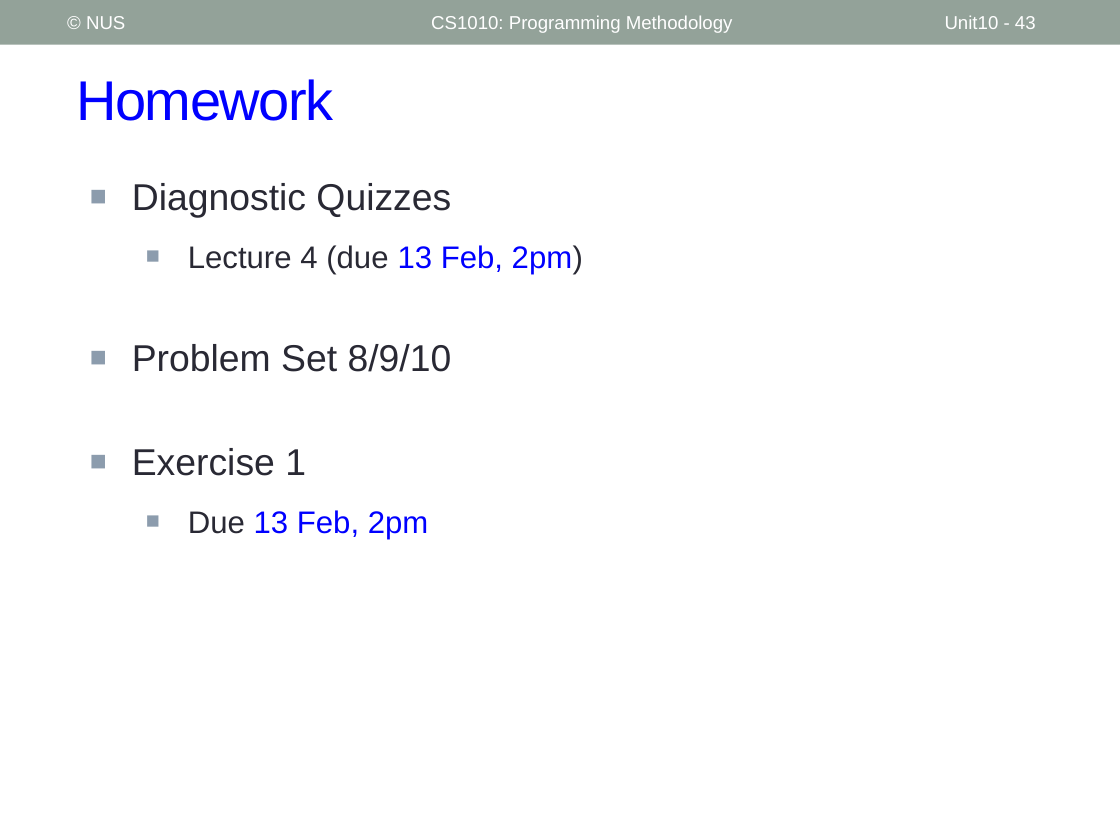
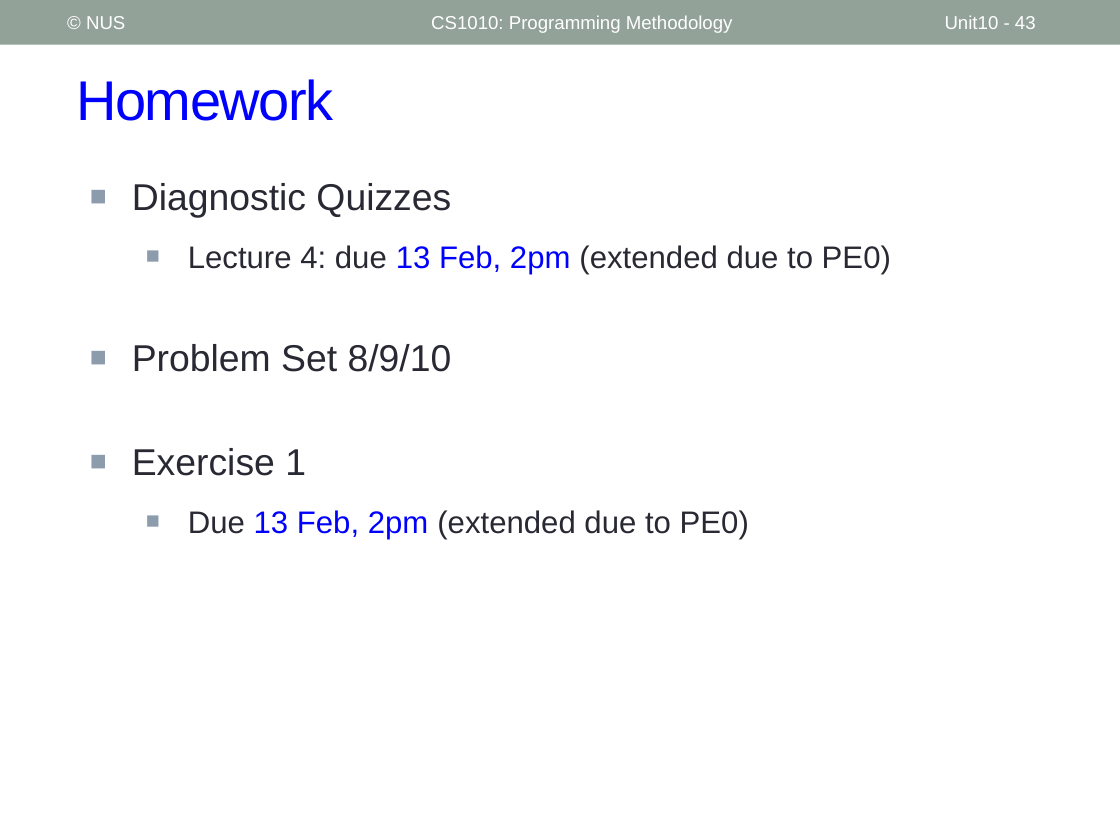
Before and after one commit to nus-cs1010-2526-s2/website, a slide deck: slide 43 of slides/Week4.pptx. Drawn at 1120x840 pixels with LibreOffice and Linux fonts; fonts in the diff are those of the drawing. Boxes give left, top, right and bottom in pixels: in the first picture for what was removed or moved away, otherwise in the second. Text is boxed around its words. In the diff, an @@ line names an element or a change of style, - is before the commit and + after.

```diff
--- a/slides/Week4.pptx
+++ b/slides/Week4.pptx
@@ text at (188,245,891,274): text changed @@
-  ■ Lecture 4 (due 13 Feb, 2pm)
+  ■ Lecture 4: due 13 Feb, 2pm (extended due to PE0)
@@ text at (188,510,749,539): text changed; text colour #0000FF to #292934 @@
-  ■ Due 13 Feb, 2pm
+  ■ Due 13 Feb, 2pm (extended due to PE0)
```
Also in this commit, not shown: 5 other slides changed, 6 other files.
